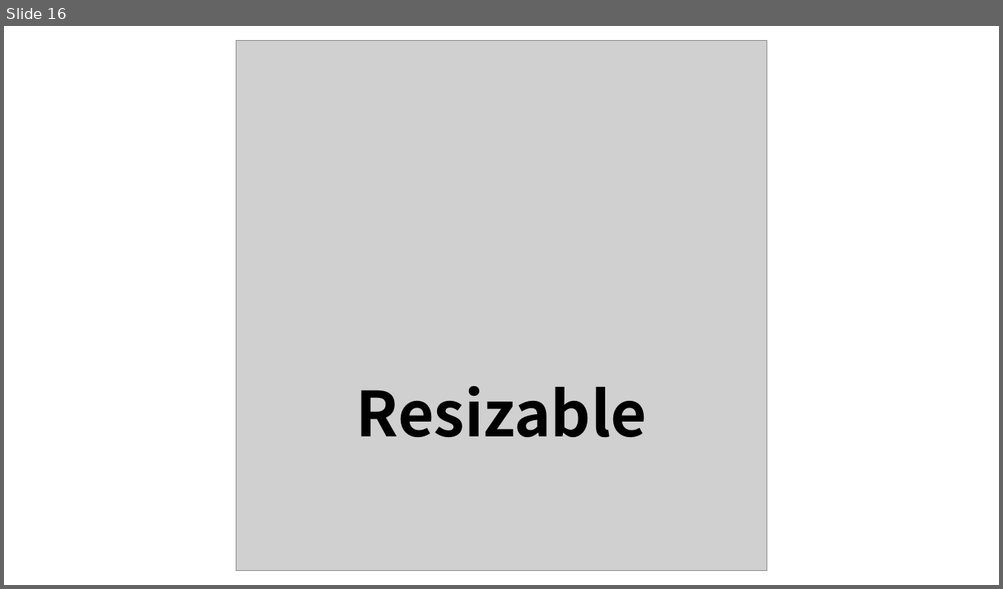
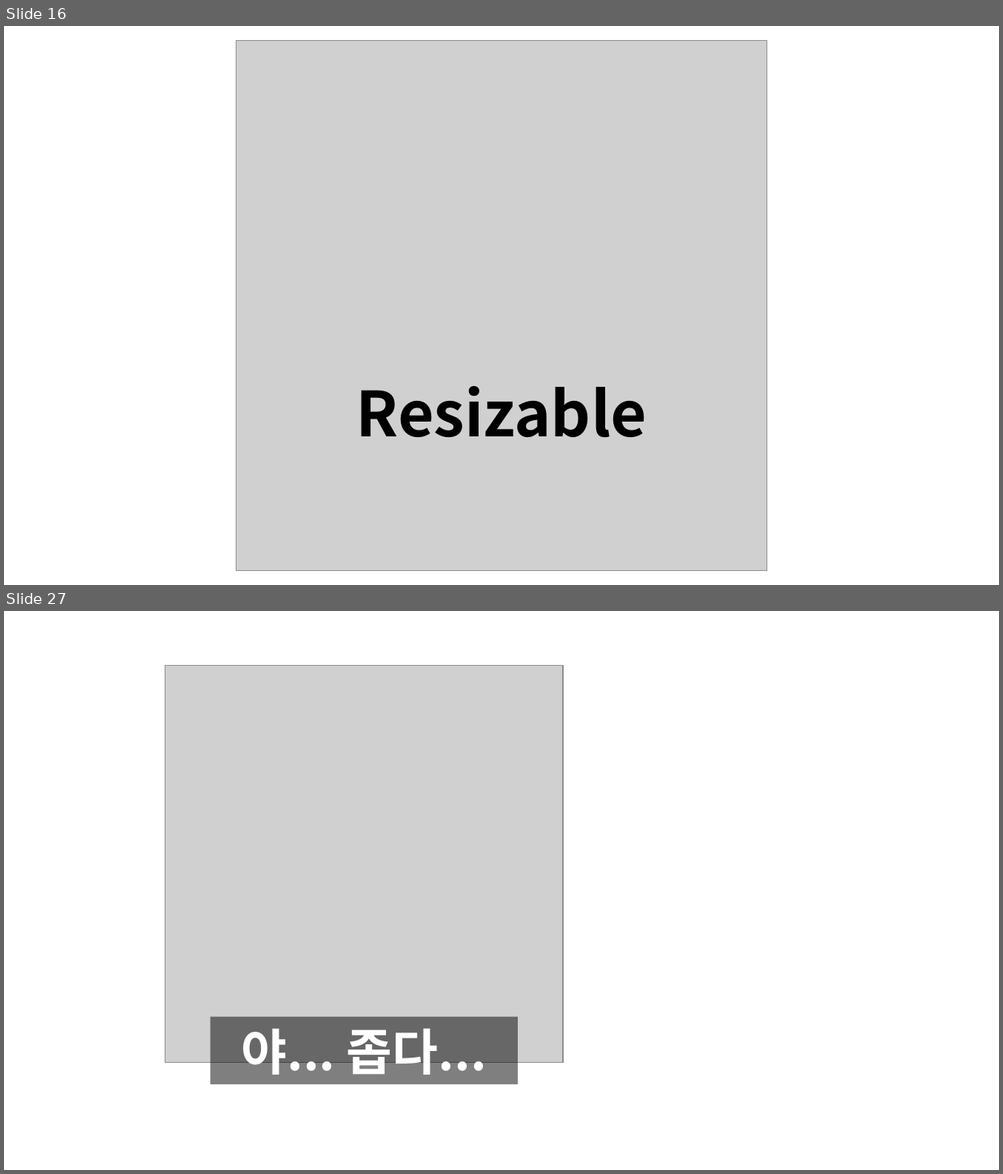
Before and after one commit to Seokhyeon-Park/icon-for-blog, a slide deck: icon.pptx. Shown one above the other, each under a label of ours: slide 16 before the commit, slides 16 and 27 after it; the slides between them are not shown. The pictures are 1003x589 and 1003x1174 pixels, drawn with LibreOffice and Linux fonts; fonts in the diff are those of the drawing; grey boxes stand for pictures. Boxes give left, top, right and bottom in pixels: in the first picture for what was removed or moved away, otherwise in the second. Text is boxed around its words. In the diff, an @@ line names an element or a change of style, - is before the commit and + after.

```diff
--- a/icon.pptx
+++ b/icon.pptx
@@ slide 27 added at (4,611,999,1170), background #FFFFFF @@
@@ picture added at (165,666,563,1063) @@
@@ rectangle added at (210,1017,518,1085), fill #000000 at 50% opacity, 48 pt, text #FFFFFF, bold @@
+야... 좁다...
```
Also in this commit, not shown: 3 slides changed, 11 other slides added, 8 other files.
